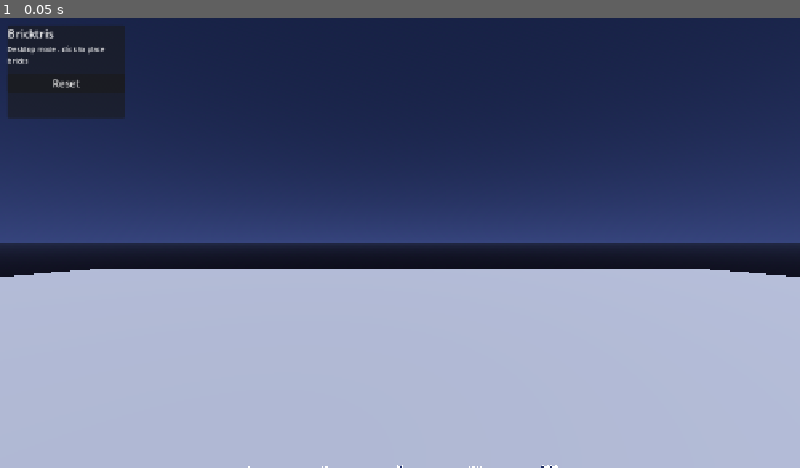
Above: before the commit, frame 1.
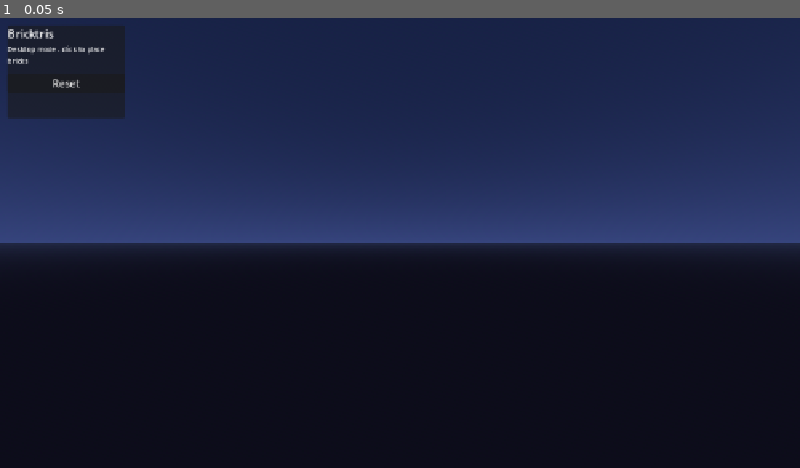
Above: after the commit, the same moment.

Repository: ZacharyEllison/games
Game: Godot game, scene res://scenes/main.tscn
Same seed, same stepped clock (60 frames per second), same inputs: the game is played once before the commit and once after it.
Inputs:
- Up to frame 1 (0.05 s): no input

The runs differ from the first frame. In frame 1, 44% of the frame differs, in the area x 0-100%, y 55-100%.

Commit message:
Fix brick scale, palette position, hand tracking, and desk size
- BRICK_SCALE = 0.04 (4cm per stud) applied to both palette and spawned bricks
- Palette moved to (0, 1.0, -0.45) directly in front of user
- Held brick follows hand position + rotation freely, snaps to grid on release
- Desk shrunk to 0.8x0.8m (20-stud baseplate) at table height
- Release snaps rotation to 90-degree increments

Diff:
--- a/bricktris/scenes/desk.tscn
+++ b/bricktris/scenes/desk.tscn
@@ -1,18 +1,24 @@
-[gd_scene load_steps=3 format=3]
+[gd_scene load_steps=4 format=3]
 
 [sub_resource type="BoxMesh" id="BoxMesh_1"]
-size = Vector3(20.0, 0.1, 20.0)
+size = Vector3(0.8, 0.02, 0.8)
 
 [sub_resource type="BoxShape3D" id="BoxShape3D_1"]
-size = Vector3(20.0, 0.1, 20.0)
+size = Vector3(0.8, 0.02, 0.8)
+
+[sub_resource type="StandardMaterial3D" id="Material_1"]
+albedo_color = Color(0.15, 0.17, 0.22, 1)
+roughness = 0.9
+uv1_scale = Vector3(20, 20, 20)
 
 [node name="Desk" type="StaticBody3D"]
-position = Vector3(0, 0.8, 0)
+position = Vector3(0, 0.8, -0.5)
 collision_layer = 1
 collision_mask = 0
 
 [node name="DeskMesh" type="MeshInstance3D" parent="."]
 mesh = SubResource("BoxMesh_1")
+surface_material_override/0 = SubResource("Material_1")
 
 [node name="DeskShape" type="CollisionShape3D" parent="."]
 shape = SubResource("BoxShape3D_1")
--- a/bricktris/scenes/main.tscn
+++ b/bricktris/scenes/main.tscn
@@ -55,7 +55,7 @@
 shadow_enabled = true
 
 [node name="BrickPalette" type="Node3D" parent="."]
-position = Vector3(0, 1.15, -0.7)
+position = Vector3(0, 1.0, -0.45)
 script = ExtResource("4")
 
 [node name="Desk" parent="." instance=ExtResource("2")]
--- a/bricktris/scripts/brick_palette.gd
+++ b/bricktris/scripts/brick_palette.gd
@@ -14,24 +14,23 @@
 	"brick_slope_1x2": preload("res://scenes/brick_slope_1x2.tscn"),
 }
 
-# 2 rows x 5 cols — row 0 = bricks, row 1 = plates/specials
 const LAYOUT: Array = [
 	["brick_1x1", "brick_1x2", "brick_2x2", "brick_1x4", "brick_2x4"],
 	["plate_1x1", "plate_1x2", "plate_2x2", "brick_corner", "brick_slope_1x2"],
 ]
 
-const SLOT_SPACING := 0.18  # metres between palette slots
-const GRAB_RADIUS := 0.12   # hand must be within this distance to grab
+const SLOT_SPACING := 0.10  # 10cm between palette slots
+const GRAB_RADIUS := 0.08   # 8cm reach to grab
 
-var _slots: Array = []  # Array of {type, area, brick}
+var _slots: Array = []
 var _highlighted_type := ""
 
 func _ready() -> void:
 	_build_palette()
 
 func _build_palette() -> void:
-	var cols := LAYOUT[0].size()
-	var rows := LAYOUT.size()
+	var cols: int = LAYOUT[0].size()
+	var rows: int = LAYOUT.size()
 	for row in rows:
 		for col in cols:
 			var type: String = LAYOUT[row][col]
@@ -47,48 +46,35 @@
 	container.position = offset
 	add_child(container)
 
-	# Display brick — frozen, no physics
 	var brick: Brick = (BRICK_SCENES[type] as PackedScene).instantiate()
 	brick.freeze = true
 	brick.collision_layer = 0
 	brick.collision_mask = 0
-	# Scale down so bricks fit nicely in the palette (1x1 bricks are ~1m in-engine)
-	brick.scale = Vector3.ONE * 0.12
+	# Palette display scale — same as play scale so what you see is what you get
+	brick.scale = Vector3.ONE * GridSnapper.BRICK_SCALE
 	container.add_child(brick)
 
-	# Grab detection area
-	var area := Area3D.new()
-	var cshape := CollisionShape3D.new()
-	var sphere := SphereShape3D.new()
-	sphere.radius = GRAB_RADIUS
-	cshape.shape = sphere
-	area.add_child(cshape)
-	container.add_child(area)
+	_slots.append({ "type": type, "brick": brick, "container": container })
 
-	_slots.append({ "type": type, "area": area, "brick": brick, "container": container })
-
-# Returns the type string of the nearest palette slot within GRAB_RADIUS, or ""
 func get_nearest_type(hand_world_pos: Vector3) -> String:
 	var best_dist := INF
 	var best_type := ""
 	for slot in _slots:
-		var d: float = (slot["area"] as Area3D).global_position.distance_to(hand_world_pos)
+		var slot_pos: Vector3 = (slot["container"] as Node3D).global_position
+		var d: float = slot_pos.distance_to(hand_world_pos)
 		if d < GRAB_RADIUS and d < best_dist:
 			best_dist = d
 			best_type = slot["type"]
 	return best_type
 
-# Highlight the slot nearest to the hand (called every frame while no brick held)
 func update_highlight(hand_world_pos: Vector3) -> void:
 	var nearest := get_nearest_type(hand_world_pos)
 	if nearest == _highlighted_type:
 		return
-	# Restore old highlight
 	for slot in _slots:
 		if slot["type"] == _highlighted_type:
 			(slot["brick"] as Brick).set_ghost(false)
-	# Apply new highlight
 	_highlighted_type = nearest
 	for slot in _slots:
 		if slot["type"] == nearest:
-			(slot["brick"] as Brick).set_ghost(true)  # blue tint = hover highlight
+			(slot["brick"] as Brick).set_ghost(true)
--- a/bricktris/scripts/grid_snapper.gd
+++ b/bricktris/scripts/grid_snapper.gd
@@ -1,14 +1,11 @@
 class_name GridSnapper
 extends RefCounted
 
-# UPDATE after measuring the imported GLB: open bevel-hq-brick-1x1.glb in the
-# Godot editor and read the MeshInstance3D AABB x-size. Set CELL_SIZE to that
-# value. If the mesh is too large (>0.1 m), also set import scale in the GLB
-# import settings: Scale = 0.032 / measured_size (physical LEGO stud = 3.2 cm).
-const CELL_SIZE := 1.0
+# Kenney bricks are ~1 Godot unit per stud at native scale.
+# We scale all bricks by BRICK_SCALE so 1 stud = 0.04m (4cm) in VR.
+const BRICK_SCALE := 0.04
+const CELL_SIZE := 0.04  # world-space size of one stud after scaling
 
-# Brick footprint in stud units [x, y, z].
-# y-component for plates is 0.4 (plates are 1/3 the height of bricks).
 const BRICK_DEFS := {
 	"brick_1x1":       Vector3(1, 1, 1),
 	"brick_1x2":       Vector3(1, 1, 2),
@@ -22,13 +19,13 @@
 	"brick_slope_1x2": Vector3(1, 1, 2),
 }
 
-const DESK_TOP := 0.85  # desk is at y=0.8, top surface at y=0.85
+# Desk surface y-position (top of the baseplate)
+const DESK_Y := 0.82
 
-# Snap a world position to the nearest grid cell centre.
-# dims: the brick's stud dimensions from BRICK_DEFS.
+# Snap a world position to the nearest grid cell on the baseplate.
 static func snap(world_pos: Vector3, dims: Vector3) -> Vector3:
 	var c: float = CELL_SIZE
-	var x: float = round(world_pos.x / c) * c + ((dims.x / 2.0) - 0.5) * c
-	var y: float = max(DESK_TOP, round(world_pos.y / c) * c)
-	var z: float = round(world_pos.z / c) * c + ((dims.z / 2.0) - 0.5) * c
+	var x: float = round(world_pos.x / c) * c
+	var y: float = max(DESK_Y, round(world_pos.y / c) * c)
+	var z: float = round(world_pos.z / c) * c
 	return Vector3(x, y, z)
--- a/bricktris/scripts/main.gd
+++ b/bricktris/scripts/main.gd
@@ -22,7 +22,7 @@
 func _init_webxr() -> void:
 	webxr_interface = XRServer.find_interface("WebXR") as WebXRInterface
 	if not webxr_interface:
-		print("WebXR not available — desktop mode")
+		print("WebXR not available - desktop mode")
 		hud.set_vr_status("desktop")
 		return
 	webxr_interface.session_supported.connect(_webxr_session_supported)
@@ -72,7 +72,7 @@
 
 func _on_squeeze_end(input_source_id: int) -> void:
 	if input_source_id == 1:
-		_place_brick()
+		_release_brick()
 
 func _on_right_button_pressed(button: String) -> void:
 	if button == "grip_click":
@@ -80,7 +80,7 @@
 
 func _on_right_button_released(button: String) -> void:
 	if button == "grip_click":
-		_place_brick()
+		_release_brick()
 
 func _try_grab() -> void:
 	if held_brick:
@@ -89,22 +89,19 @@
 	if type.is_empty():
 		return
 	_grabbed_type = type
-	_begin_hold(type)
-
-func _begin_hold(type: String) -> void:
 	var scene: PackedScene = BrickPalette.BRICK_SCENES.get(type)
 	if not scene:
 		return
 	held_brick = scene.instantiate()
+	held_brick.scale = Vector3.ONE * GridSnapper.BRICK_SCALE
 	bricks_container.add_child(held_brick)
 	(held_brick as Brick).set_ghost(true)
 
 func _process(_delta: float) -> void:
 	if held_brick:
-		var hand_pos := right_hand.global_position
-		var dims: Vector3 = GridSnapper.BRICK_DEFS.get(_grabbed_type, Vector3.ONE)
-		held_brick.global_position = GridSnapper.snap(hand_pos, dims)
-		held_brick.global_basis = right_hand.global_basis
+		# Follow hand position and rotation freely while held
+		held_brick.global_position = right_hand.global_position
+		held_brick.global_rotation = right_hand.global_rotation
 
 		# Y-rotate on thumbstick flick
 		var axes := right_hand.get_vector2("primary")
@@ -114,7 +111,6 @@
 		elif abs(axes.x) < 0.3:
 			_rotated_this_flick = false
 	else:
-		# Highlight nearest palette brick
 		brick_palette.update_highlight(right_hand.global_position)
 
 	# Desktop orbit camera
@@ -125,9 +121,15 @@
 			cam_pivot.rotation.y -= vel.x
 			cam_pivot.rotation.x = clamp(cam_pivot.rotation.x - vel.y, -1.2, 0.1)
 
-func _place_brick() -> void:
+func _release_brick() -> void:
 	if not held_brick:
 		return
+	# Snap to grid on release
+	var dims: Vector3 = GridSnapper.BRICK_DEFS.get(_grabbed_type, Vector3.ONE)
+	held_brick.global_position = GridSnapper.snap(held_brick.global_position, dims)
+	# Keep only Y rotation (snap to 90-degree increments)
+	var y_rot: float = round(held_brick.rotation.y / (PI / 2.0)) * (PI / 2.0)
+	held_brick.rotation = Vector3(0, y_rot, 0)
 	(held_brick as Brick).set_ghost(false)
 	AudioManager.play_place()
 	held_brick = null
@@ -141,7 +143,7 @@
 		if not held_brick:
 			_begin_hold_desktop()
 		else:
-			_place_brick()
+			_release_brick()
 
 func _begin_hold_desktop() -> void:
 	var cam := $XROrigin3D/XRCamera3D as Camera3D
@@ -151,13 +153,12 @@
 		return
 	var t := -origin.y / ray.y
 	var hit := origin + ray * t
-	# Default to brick_1x1 for desktop click
 	_grabbed_type = "brick_1x1"
 	held_brick = (BrickPalette.BRICK_SCENES["brick_1x1"] as PackedScene).instantiate()
+	held_brick.scale = Vector3.ONE * GridSnapper.BRICK_SCALE
 	bricks_container.add_child(held_brick)
 	(held_brick as Brick).set_ghost(true)
-	var dims := GridSnapper.BRICK_DEFS["brick_1x1"]
-	held_brick.global_position = GridSnapper.snap(hit, dims)
+	held_brick.global_position = hit
 
 # ── Reset ────────────────────────────────────────────────────────────────────
 
Not shown, changed: bricktris/index.html
Not shown, changed: bricktris/index.pck
